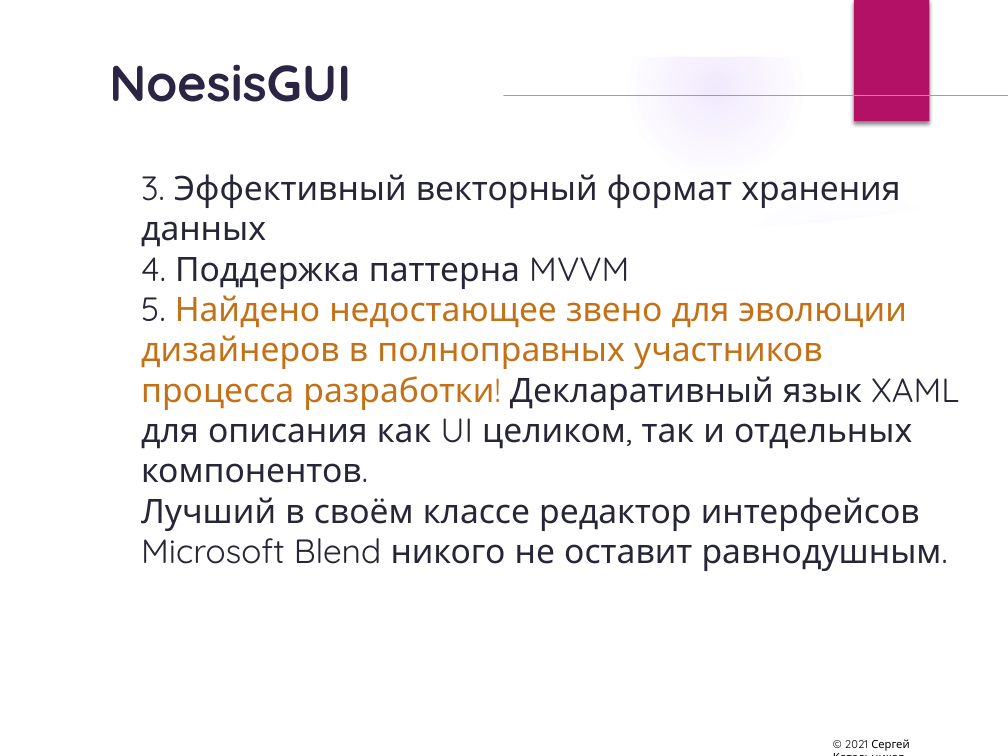
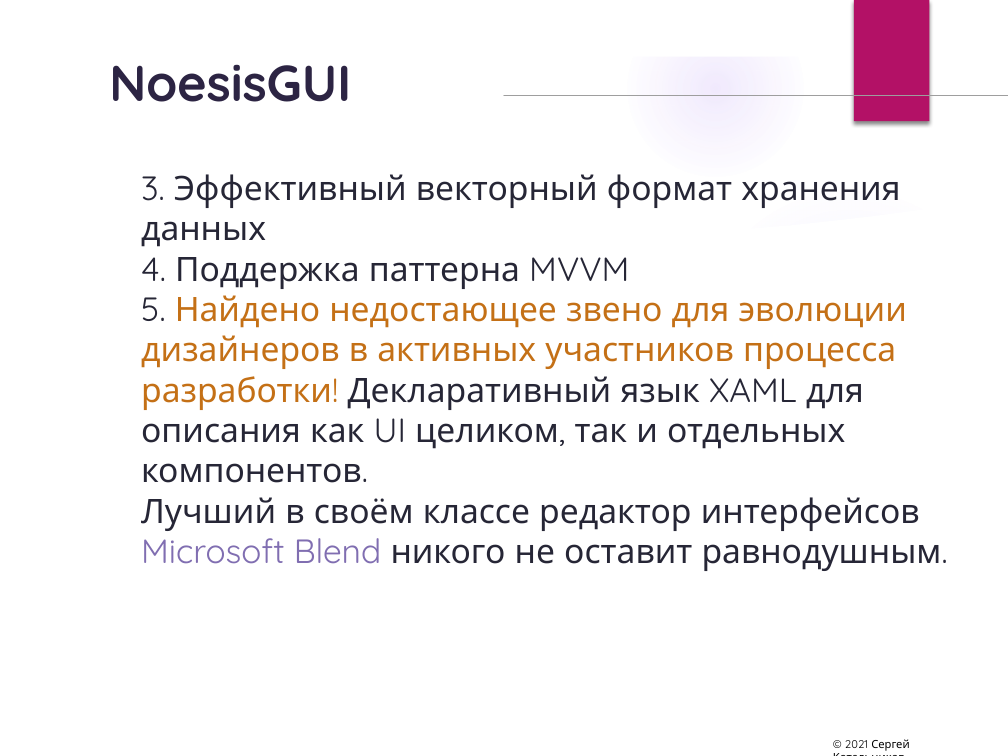
Before and after one commit to sergrt/tirx-example, a slide deck: slide 83 of rx_presentation.pptx (slide 84 before the commit). Drawn at 1008x756 pixels with LibreOffice and Linux fonts; fonts in the diff are those of the drawing; background and template pictures are left out. Boxes give left, top, right and bottom in pixels: in the first picture for what was removed or moved away, otherwise in the second. Text is boxed around its words. In the diff, an @@ line names an element or a change of style, - is before the commit and + after.

```diff
--- a/rx_presentation.pptx
+++ b/rx_presentation.pptx
@@ text at (141,295,907,483): text changed @@
-5. Найдено недостающее звено для эволюции дизайнеров в полноправных участников процесса разработки! Декларативный язык XAML для описания как UI целиком, так и отдельных компонентов.
+5. Найдено недостающее звено для эволюции дизайнеров в активных участников процесса разработки! Декларативный язык XAML для описания как UI целиком, так и отдельных компонентов.
@@ text at (141,497,942,571): text colour #262636 to #806EB1 in "Microsoft Blend" @@
```
Also in this commit, not shown: 33 other slides changed, 4 slides added, 1 slide removed.
